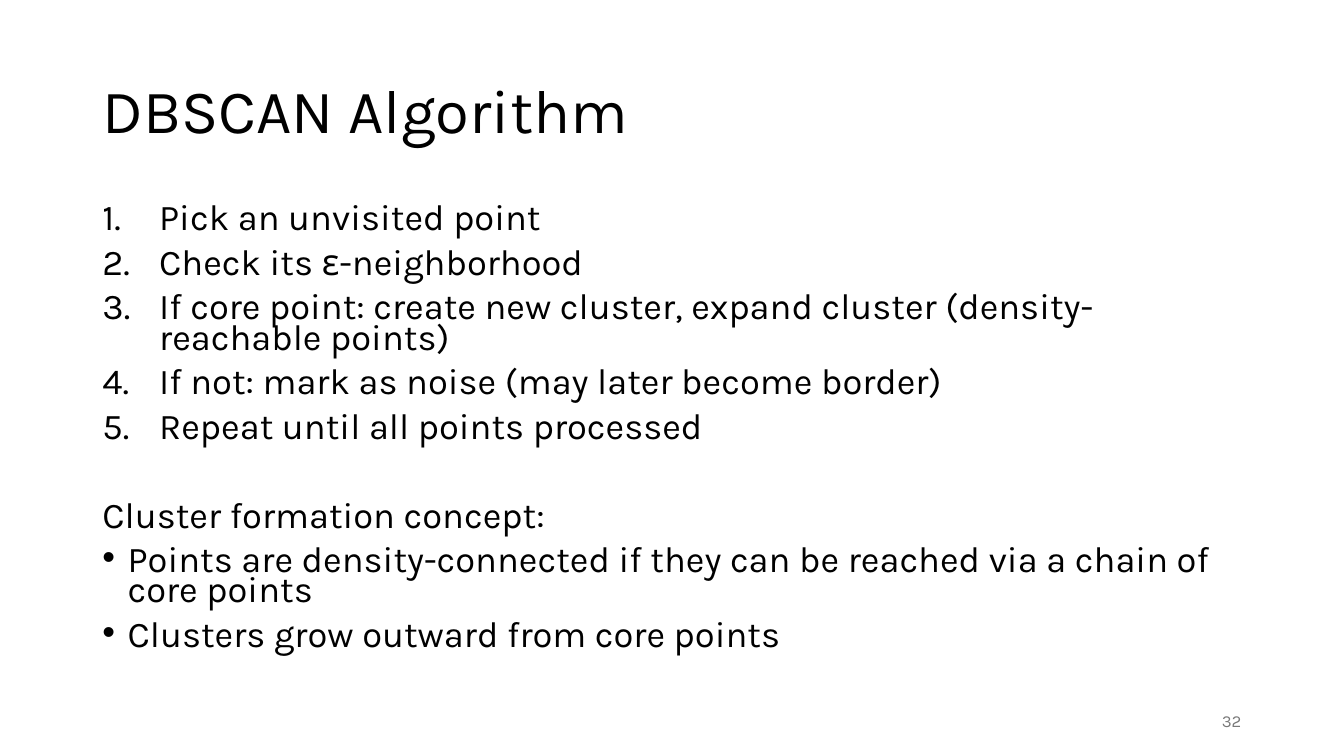
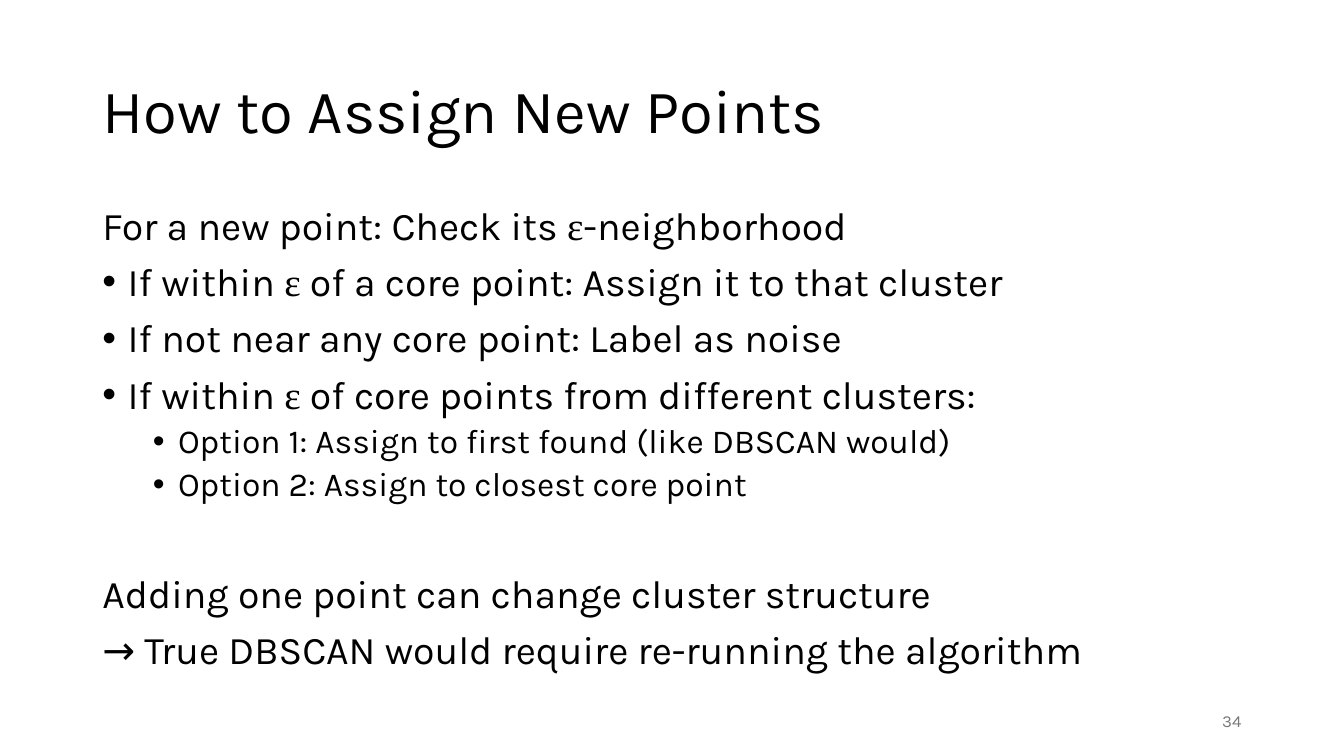
Before and after one commit to FelixWick/data_science, a slide deck: slide 34 of slides/2_clustering.pptx (slide 32 before the commit). Drawn at 1344x756 pixels with LibreOffice and Linux fonts; fonts in the diff are those of the drawing. Boxes give left, top, right and bottom in pixels: in the first picture for what was removed or moved away, otherwise in the second. Text is boxed around its words. In the diff, an @@ line names an element or a change of style, - is before the commit and + after.

Commit message:
more details on clustering

```diff
--- a/slides/2_clustering.pptx
+++ b/slides/2_clustering.pptx
@@ title at [102,90,825,148]: text changed @@
-DBSCAN Algorithm
+How to Assign New Points
@@ text at [102,213,1082,674]: text changed; size 25.9 to 28 pt @@
-1. Pick an unvisited point
-2. Check its ε-neighborhood
-3. If core point: create new cluster, expand cluster (density-reachable points)
-4. If not: mark as noise (may later become border)
-5. Repeat until all points processed
-Cluster formation concept:
-• Points are density-connected if they can be reached via a chain of core points
-• Clusters grow outward from core points
+For a new point: Check its ε-neighborhood
+• If within ε of a core point: Assign it to that cluster
+• If not near any core point: Label as noise
+• If within ε of core points from different clusters:
+  • Option 1: Assign to first found (like DBSCAN would)
+  • Option 2: Assign to closest core point
+Adding one point can change cluster structure
+→ True DBSCAN would require re-running the algorithm
@@ page number at [1222,716,1241,727]: text changed @@
-32
+34
```
Also in this commit, not shown: 3 other slides changed, 1 slide added, 1 other file.
